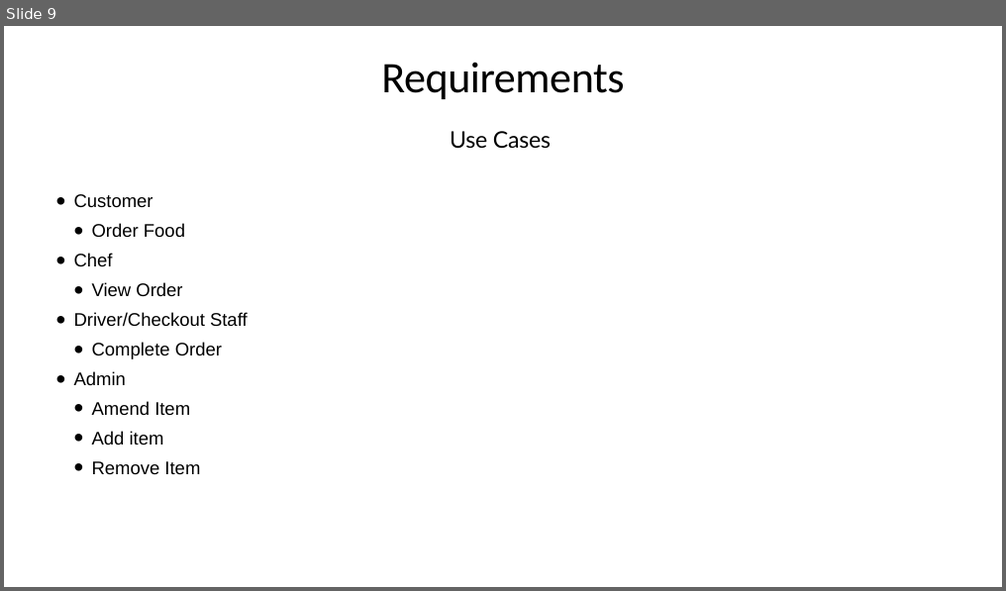
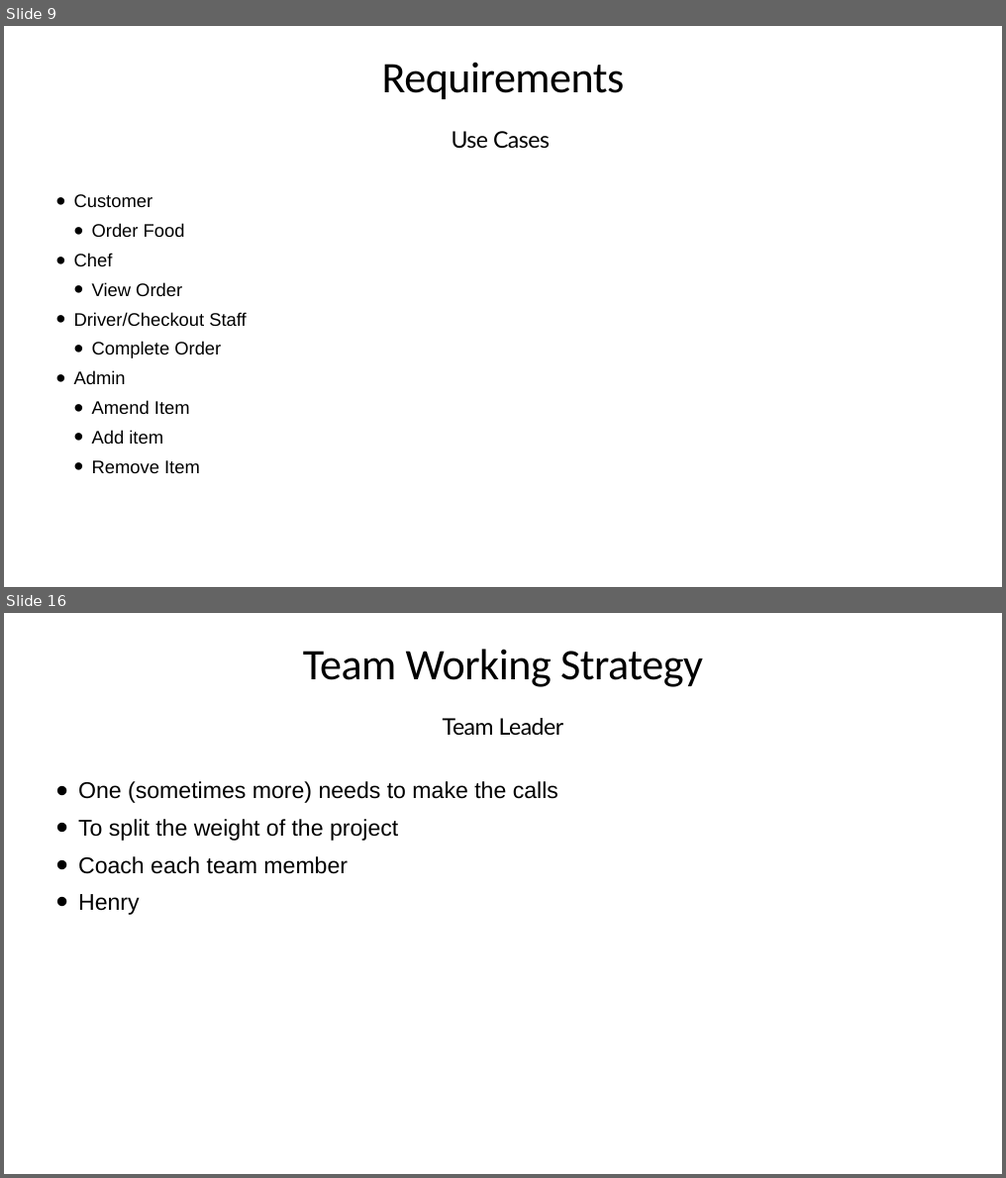
Before and after one commit to henryfallows13/Assesment3-DoghnutOrderSystem, a slide deck: Henry/Ford Order System Preasentation .pptx. Shown one above the other, each under a label of ours: slide 9 before the commit, slides 9 and 16 after it; the slides between them are not shown. The pictures are 1006x591 and 1006x1178 pixels, drawn with LibreOffice and Linux fonts; fonts in the diff are those of the drawing. Boxes give left, top, right and bottom in pixels: in the first picture for what was removed or moved away, otherwise in the second. Text is boxed around its words. In the diff, an @@ line names an element or a change of style, - is before the commit and + after.

```diff
--- a/Henry/Ford Order System Preasentation .pptx
+++ b/Henry/Ford Order System Preasentation .pptx
@@ slide 16 added at (x1=4, y1=613, x2=1002, y2=1174), background #FFFFFF @@
@@ title added at (x1=303, y1=649, x2=703, y2=687), 84 pt, text #000000 @@
+Team Working Strategy
@@ text added at (x1=443, y1=718, x2=564, y2=735), 44 pt, text #000000 @@
+Team Leader
@@ text added at (x1=78, y1=781, x2=558, y2=915), 44 pt, text #000000 @@
+• One (sometimes more) needs to make the calls
+• To split the weight of the project
+• Coach each team member
+• Henry
@@ slide 9 changed as well @@
@@ text "Use Cases" at (x1=451, y1=131, x2=549, y2=149): letter spacing -0.4 to -1 pt @@
@@ text "Customer" at (x1=74, y1=194, x2=246, y2=473): size 35.2 to 35 pt @@
```
Also in this commit, not shown: 7 other slides changed, 9 other slides added, 2 other files.
